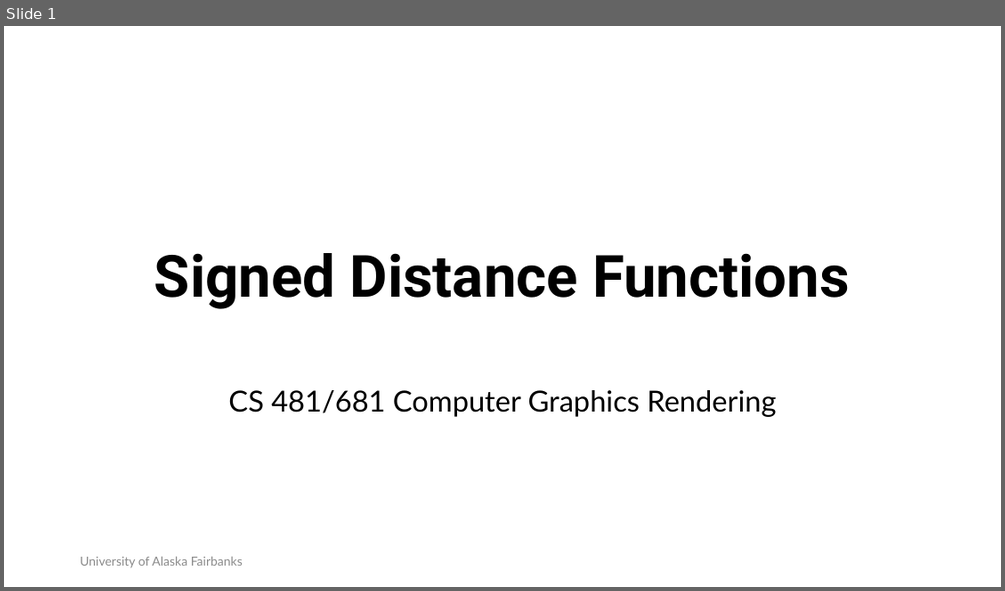
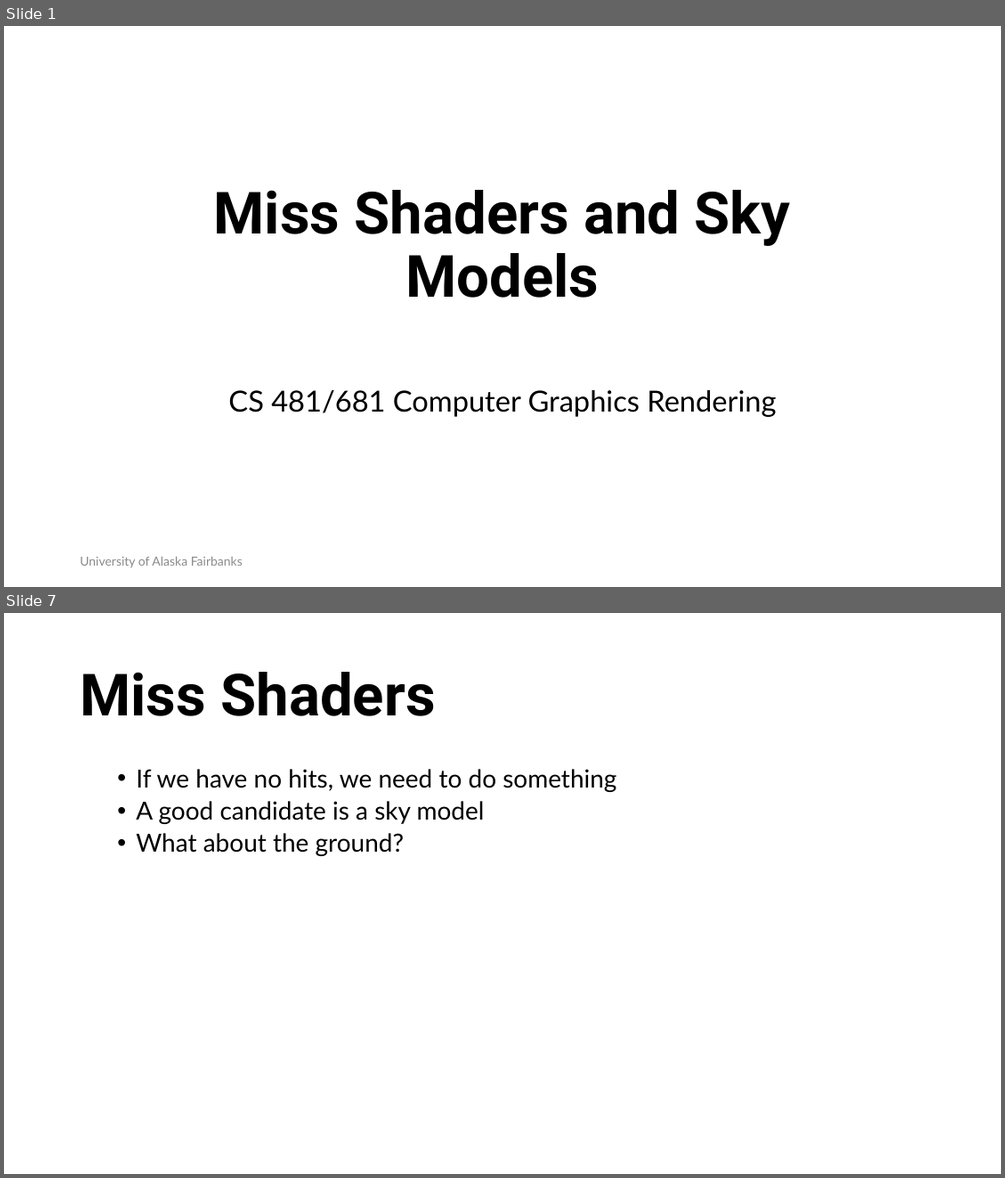
Before and after one commit to RahidZaman/cs481681-cgr, a slide deck: slides/pptx/week04.pptx. Shown one above the other, each under a label of ours: slide 1 before the commit, slides 1 and 7 after it; the slides between them are not shown. The pictures are 1005x591 and 1005x1178 pixels, drawn with LibreOffice and Linux fonts; fonts in the diff are those of the drawing; background and template pictures are left out. Boxes give left, top, right and bottom in pixels: in the first picture for what was removed or moved away, otherwise in the second. Text is boxed around its words. In the diff, an @@ line names an element or a change of style, - is before the commit and + after.

```diff
--- a/slides/pptx/week04.pptx
+++ b/slides/pptx/week04.pptx
@@ slide 7 added at [4, 613, 1001, 1174], background #FFFFFF @@
@@ title added at [80, 672, 435, 716], 56 pt, text #000000, bold @@
+Miss Shaders
@@ text added at [136, 769, 616, 856], 24 pt, text #000000 @@
+  • If we have no hits, we need to do something
+  • A good candidate is a sky model
+  • What about the ground?
@@ slide 1 changed as well @@
@@ title at [214, 190, 791, 297]: text changed @@
-Signed Distance Functions
+Miss Shaders and Sky Models
```
Also in this commit, not shown: 1 other slide changed, 13 other slides added, 2 slides removed, 40 other files.
